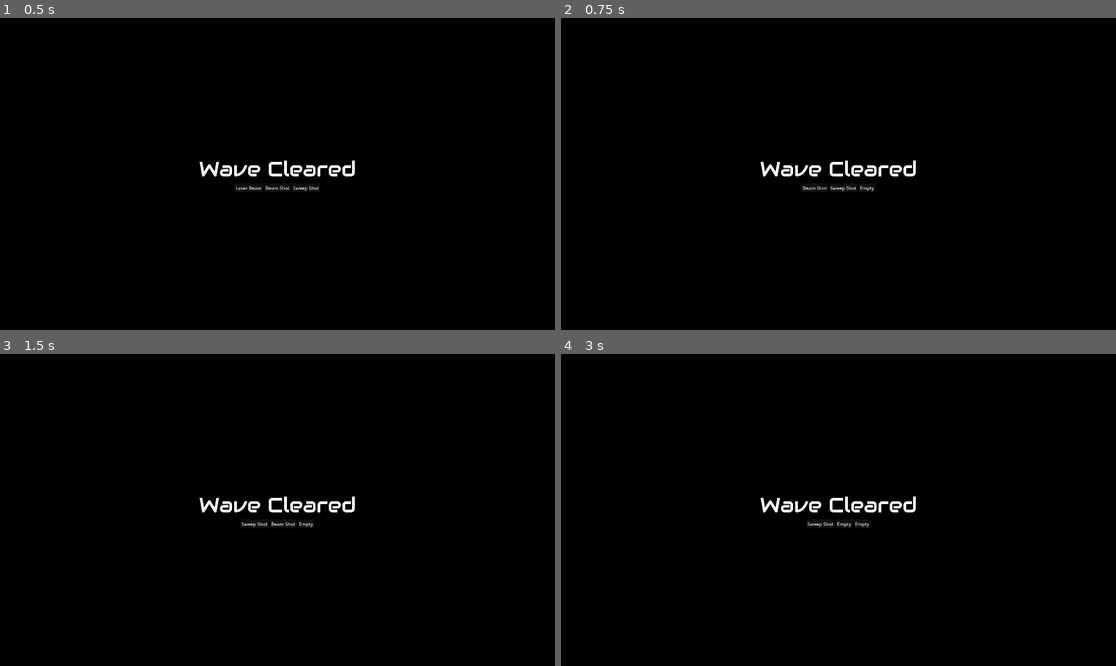
Above: before the commit, frames 1-4 (two rows, left to right).
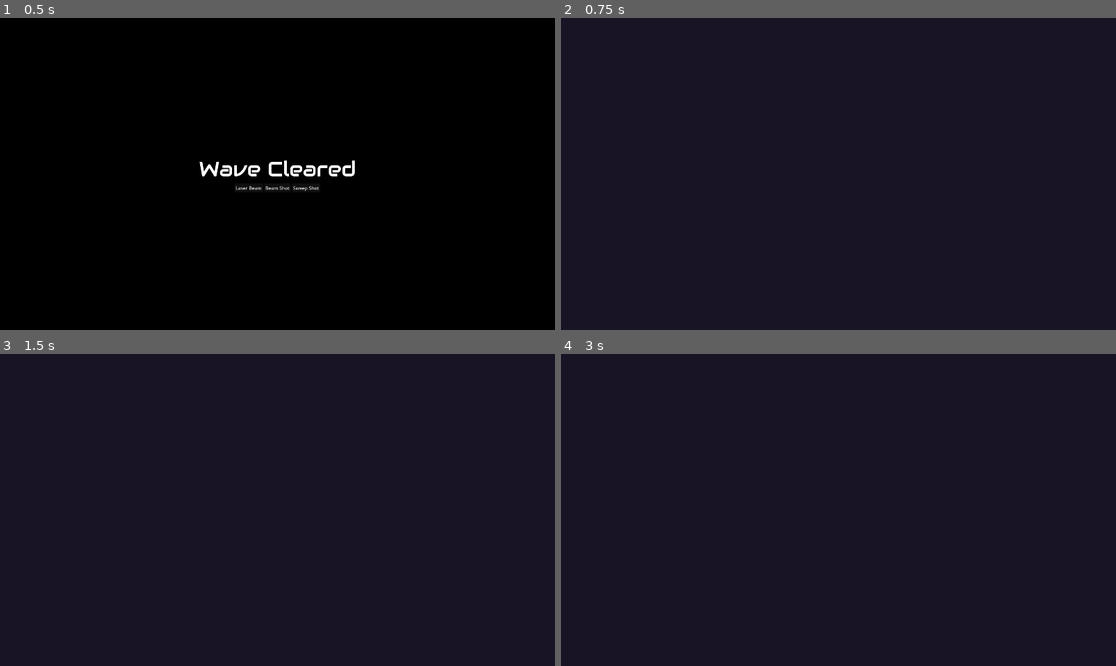
Above: after the commit, the same moments.

Repository: matheusmondenez/my-first-platform-game
Game: Godot game, scene res://wave_shooter/ui/wave_cleared.tscn
Two runs of this game, one before a commit and one after it. Both use one fixed random seed, a clock stepped at 60 frames per second and the inputs below. This scene is started directly instead of the project's main scene.
Inputs (mouse positions are in pixels of both pictures, inside the frame that each line leads up to):
- Up to frame 1 (0.5 s): no input
- Up to frame 2 (0.75 s): click "Laser Beam" at 0.5 s
- Up to frame 3 (1.5 s): click (255, 522) at 1.25 s, where only the run before the commit has a clickable "Beam Shot"
- Up to frame 4 (3 s): click (816, 522) at 2 s, where only the run before the commit has a clickable "Sweep Shot"; click (844, 522) at 2.75 s, where only the run before the commit has a clickable "Beam Shot"

Frame 1 is identical in both runs. In frame 2, 100% of the frame differs, in the area x 0-100%, y 0-100%; in frame 3, 100%; in frame 4, 100%.

Commit message:
implements skill selection on level up

Diff:
--- a/wave_shooter/entities/player/player.gd
+++ b/wave_shooter/entities/player/player.gd
@@ -9,6 +9,7 @@
 
 signal life_decreased
 signal life_increased
+signal level_up
 
 @export var lifes: int = 3:
 	set(value):
@@ -115,10 +116,9 @@
 		spotlight.position = spotlight.position.lerp(edge_position, 10 * delta)
 
 func handle_level() -> void:
-	print("LEVEL: ", Global.level)
-	print("XP: ", Global.xp)
 	if Global.level < 5 and Global.xp > Global.LEVELS[Global.level]["max_xp"]:
 		Global.level += 1
+		emit_signal("level_up")
 
 func die() -> void:
 	$Area.monitoring = false
--- a/wave_shooter/levels/arena.gd
+++ b/wave_shooter/levels/arena.gd
@@ -13,7 +13,8 @@
 func _ready() -> void:
 	Global.parent_node_creation = self
 	SkillManager.clear_all_cooldowns()
-	cleared.connect(wave_cleared)
+	#cleared.connect(wave_cleared)
+	Global.player.level_up.connect(wave_cleared)
 
 func _process(delta: float) -> void:
 	#if Global.points >= 20 and not emmited:
--- a/wave_shooter/singletons/skill_manager.gd
+++ b/wave_shooter/singletons/skill_manager.gd
@@ -1,6 +1,6 @@
 extends Node
 
-#signal skill_assigned(key: int, skill: PackedScene)
+signal skill_assigned(key: int, skill: Dictionary)
 
 var skills: Array[Dictionary] = [
 	{
@@ -20,7 +20,7 @@
 var assigned: Array[Dictionary] = [{}, {}, {}, {}]
 
 func assign(skill: Dictionary, key: int) -> void:
-	#emit_signal("skill_assigned", key, skill)
+	emit_signal("skill_assigned", key, skill)
 	if assigned[key].is_empty():
 		assigned.pop_at(key)
 		assigned.insert(key, skill)
--- a/wave_shooter/ui/cooldown_icon.gd
+++ b/wave_shooter/ui/cooldown_icon.gd
@@ -3,7 +3,10 @@
 @onready var teste: Label = $Teste
 @onready var animation: AnimationPlayer = $Animation
 
-var skill: BaseSkill = null
+var skill: BaseSkill = null:
+	set(value):
+		skill = value
+		teste.text = skill.name
 
 func _ready() -> void:
 	if not skill:
--- a/wave_shooter/ui/hud.gd
+++ b/wave_shooter/ui/hud.gd
@@ -15,7 +15,7 @@
 func _ready() -> void:
 	init_hud_lifes()
 	init_hud_skills()
-	#SkillManager.skill_assigned.connect(update_skill_icon)
+	SkillManager.skill_assigned.connect(update_skill_icon)
 	high_score.text = str("%03d" % Global.high_score)
 	Global.player.life_decreased.connect(update_hud_lifes.bind(LIVES_UPDATE.DECREASE))
 	Global.player.life_increased.connect(update_hud_lifes.bind(LIVES_UPDATE.INCREASE))
@@ -82,6 +82,7 @@
 			icon.skill = SkillManager.assigned[i]["resource"]
 		icon.position = marker.position
 		icon.scale = Vector2(2, 2)
+		marker.queue_free()
 		$Skills/Markers.add_child(icon)
 		i += 1
 
@@ -108,13 +109,7 @@
 	explosion.scale_amount_max = 17.5
 	explosion.modulate = Color("c92e67")
 
-#func update_skill_icon(key: int, skill: PackedScene) -> void:
-	#print("ICON SKILL: ", key, skill)
-	#if key == 0:
-		#icon_1.label = "!"
-	#if key == 1:
-		#icon_2.label = "!"
-	#if key == 2:
-		#icon_3.label = "!"
-	#if key == 3:
-		#icon_4.label = "!"
+func update_skill_icon(key: int, skill: Dictionary) -> void:
+	#print("UPDATE SKILL: ", key, skill)
+	var icon = $Skills/Markers.get_child(key)
+	icon.skill = skill["resource"]
--- a/wave_shooter/ui/wave_cleared.gd
+++ b/wave_shooter/ui/wave_cleared.gd
@@ -22,12 +22,18 @@
 
 func _on_button_skill_1_pressed() -> void:
 	SkillManager.assign(sorted_skills[0], 0)
-	get_tree().reload_current_scene()
+	#get_tree().reload_current_scene()
+	get_tree().paused = false
+	queue_free()
 
 func _on_button_skill_2_pressed() -> void:
 	SkillManager.assign(sorted_skills[1], 1)
-	get_tree().reload_current_scene()
+	#get_tree().reload_current_scene()
+	get_tree().paused = false
+	queue_free()
 
 func _on_button_skill_3_pressed() -> void:
 	SkillManager.assign(sorted_skills[2], 2)
-	get_tree().reload_current_scene()
+	#get_tree().reload_current_scene()
+	get_tree().paused = false
+	queue_free()
